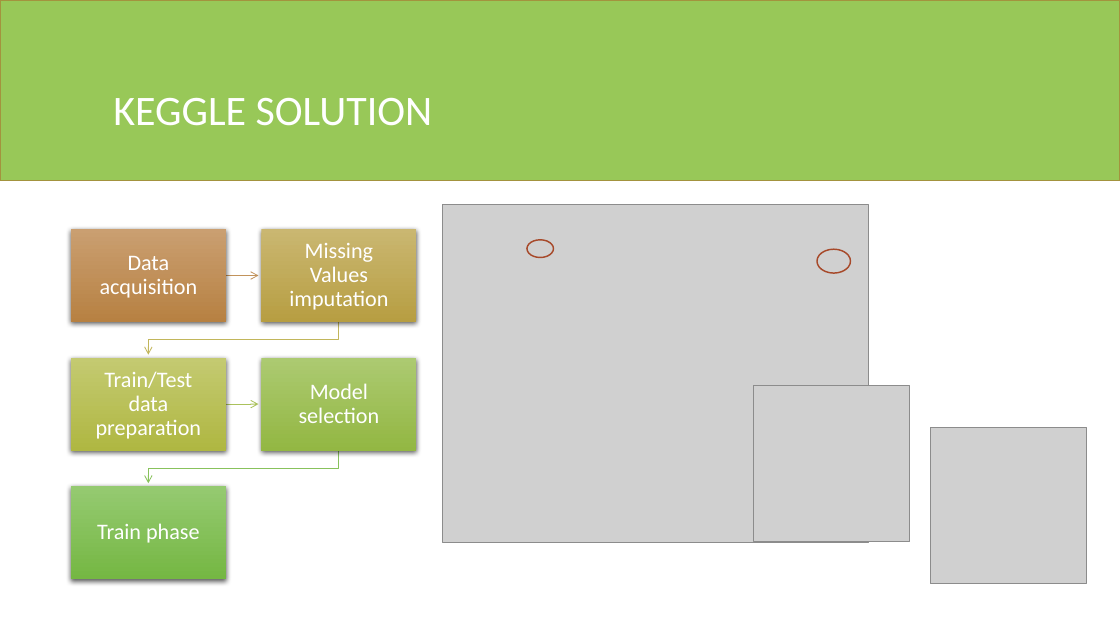
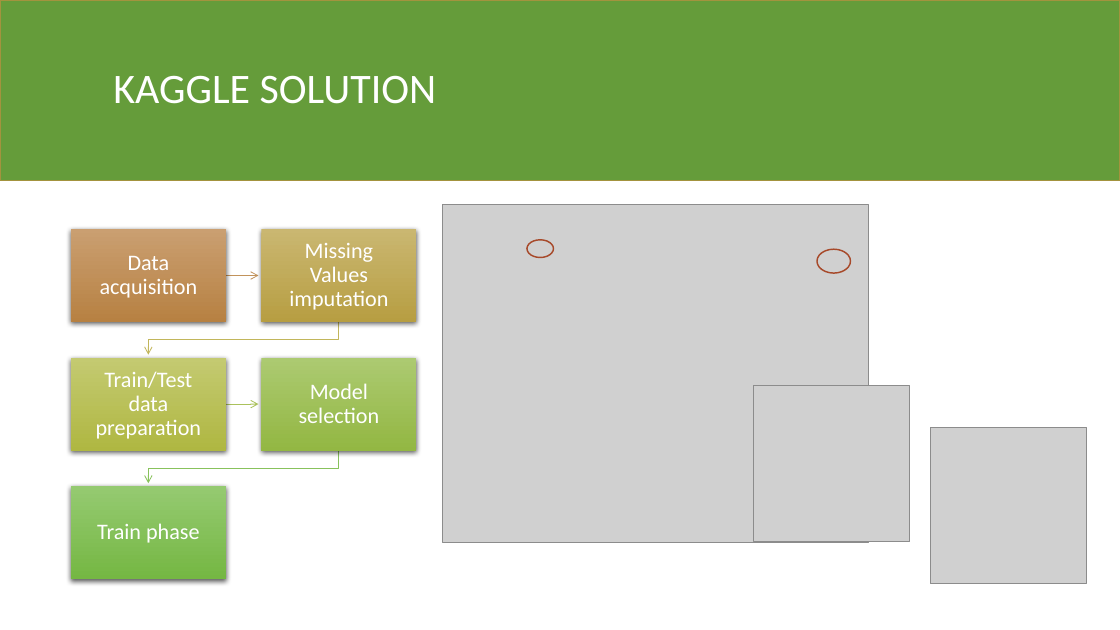
Before and after one commit to fedeloper/Biometrics2021, a slide deck: slide 8 of Facial Keypoints Detector.pptx (slide 9 before the commit). Drawn at 1120x630 pixels with LibreOffice and Linux fonts; fonts in the diff are those of the drawing; grey boxes stand for pictures. Boxes give left, top, right and bottom in pixels: in the first picture for what was removed or moved away, otherwise in the second. Text is boxed around its words. In the diff, an @@ line names an element or a change of style, - is before the commit and + after.

```diff
--- a/Facial Keypoints Detector.pptx
+++ b/Facial Keypoints Detector.pptx
@@ rectangle at (x1=0, y1=0, x2=1120, y2=181): fill #98C858 to #659C3A @@
@@ title at (x1=113, y1=75, x2=437, y2=104): text changed @@
-KEGGLE SOLUTION
+KAGGLE SOLUTION
```
Also in this commit, not shown: 13 other slides changed, 1 slide added, 2 slides removed.
